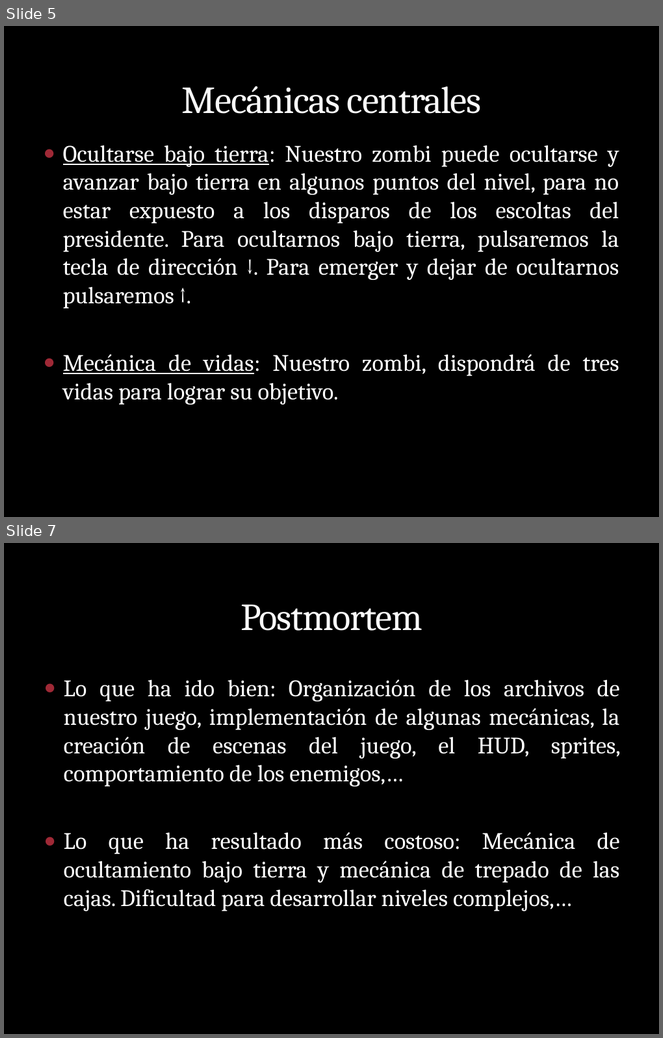
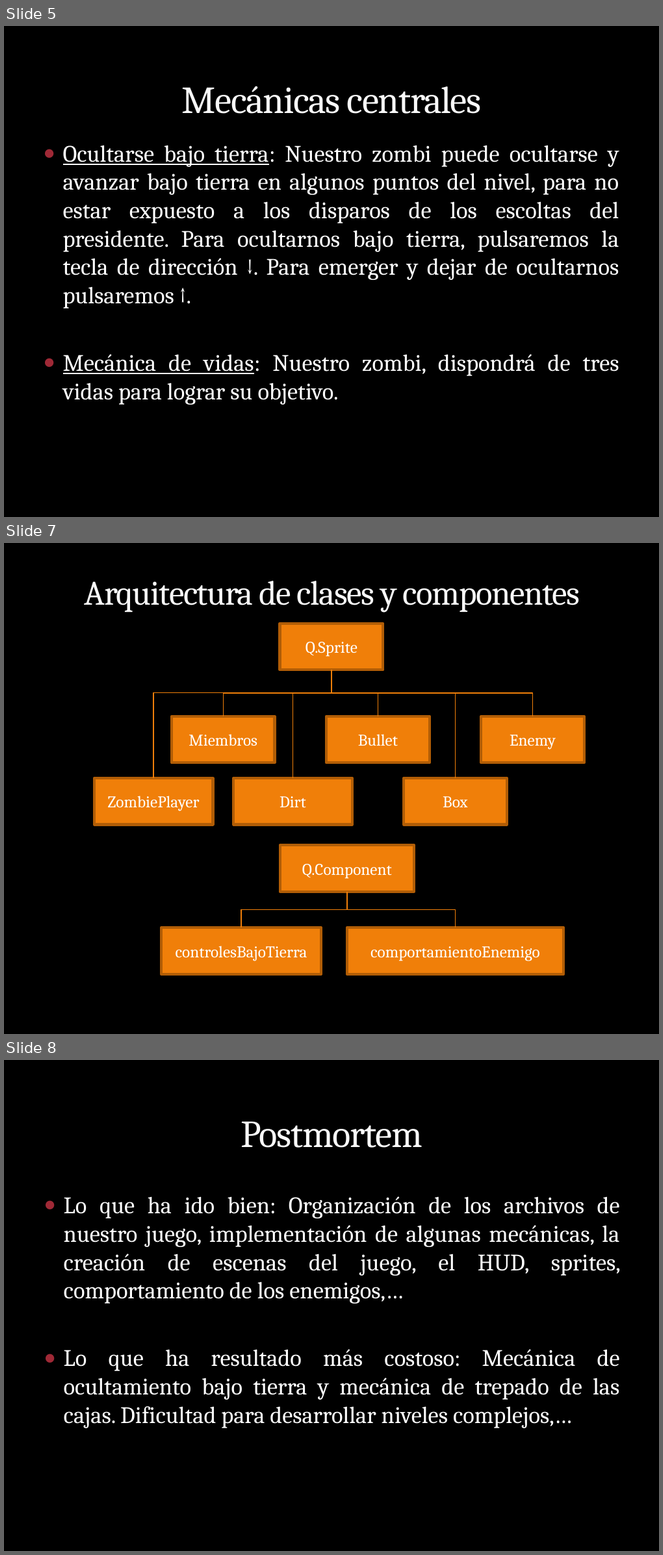
Before and after one commit to plandevida/ZombiesForPresident, a slide deck: zombiesppt.pptx. Shown one above the other, each under a label of ours: slides 5 and 7 before the commit, slides 5, 7 and 8 after it; the slides between them are not shown. The pictures are 663x1038 and 663x1555 pixels, drawn with LibreOffice and Linux fonts; fonts in the diff are those of the drawing; background and template pictures are left out. Boxes give left, top, right and bottom in pixels: in the first picture for what was removed or moved away, otherwise in the second. Text is boxed around its words. In the diff, an @@ line names an element or a change of style, - is before the commit and + after.

Commit message:
anhadida diapositiva con la jerarquia de clases y componenetes

```diff
--- a/zombiesppt.pptx
+++ b/zombiesppt.pptx
@@ slide 7 added at <box>4,543,659,1034</box>, background picture (left out) @@
@@ title added at <box>85,581,581,613</box>, 37.8 pt, text #F9F9F9 @@
+Arquitectura de clases y componentes
@@ rectangle added at <box>280,624,383,670</box>, fill #F07F09, outline #B25E07 3 pt, 18 pt, text #FFFFFF @@
+Q.Sprite
@@ elbow line added from (332, 670) to (154, 778), #F07F09 1 pt @@
@@ elbow line added from (332, 670) to (224, 717), #F07F09 1 pt @@
@@ elbow line added from (332, 670) to (293, 778), #F07F09 1 pt @@
@@ elbow line added from (332, 670) to (532, 717), #F07F09 1 pt @@
@@ elbow line added from (332, 670) to (456, 778), #F07F09 1 pt @@
@@ elbow line added from (332, 670) to (378, 717), #F07F09 1 pt @@
@@ rectangle added at <box>172,717,274,763</box>, fill #F07F09, outline #B25E07 3 pt, 18 pt, text #FFFFFF @@
+Miembros
@@ rectangle added at <box>326,717,429,763</box>, fill #F07F09, outline #B25E07 3 pt, 18 pt, text #FFFFFF @@
+Bullet
@@ rectangle added at <box>481,717,584,763</box>, fill #F07F09, outline #B25E07 3 pt, 18 pt, text #FFFFFF @@
+Enemy
@@ rectangle added at <box>94,778,213,824</box>, fill #F07F09, outline #B25E07 3 pt, 18 pt, text #FFFFFF @@
+ZombiePlayer
@@ rectangle added at <box>233,778,352,824</box>, fill #F07F09, outline #B25E07 3 pt, 18 pt, text #FFFFFF @@
+Dirt
@@ rectangle added at <box>404,778,506,824</box>, fill #F07F09, outline #B25E07 3 pt, 18 pt, text #FFFFFF @@
+Box
@@ rectangle added at <box>280,846,414,892</box>, fill #F07F09, outline #B25E07 3 pt, 18 pt, text #FFFFFF @@
+Q.Component
@@ elbow line added from (347, 891) to (241, 928), #F07F09 1 pt @@
@@ elbow line added from (347, 891) to (456, 928), #F07F09 1 pt @@
@@ rectangle added at <box>161,928,321,975</box>, fill #F07F09, outline #B25E07 3 pt, 18 pt, text #FFFFFF @@
+controlesBajoTierra
@@ rectangle added at <box>347,928,564,975</box>, fill #F07F09, outline #B25E07 3 pt, 18 pt, text #FFFFFF @@
+comportamientoEnemigo
@@ what was slide 7 is now slide 8 @@
```
Also in this commit, not shown: 1 slide changed.
